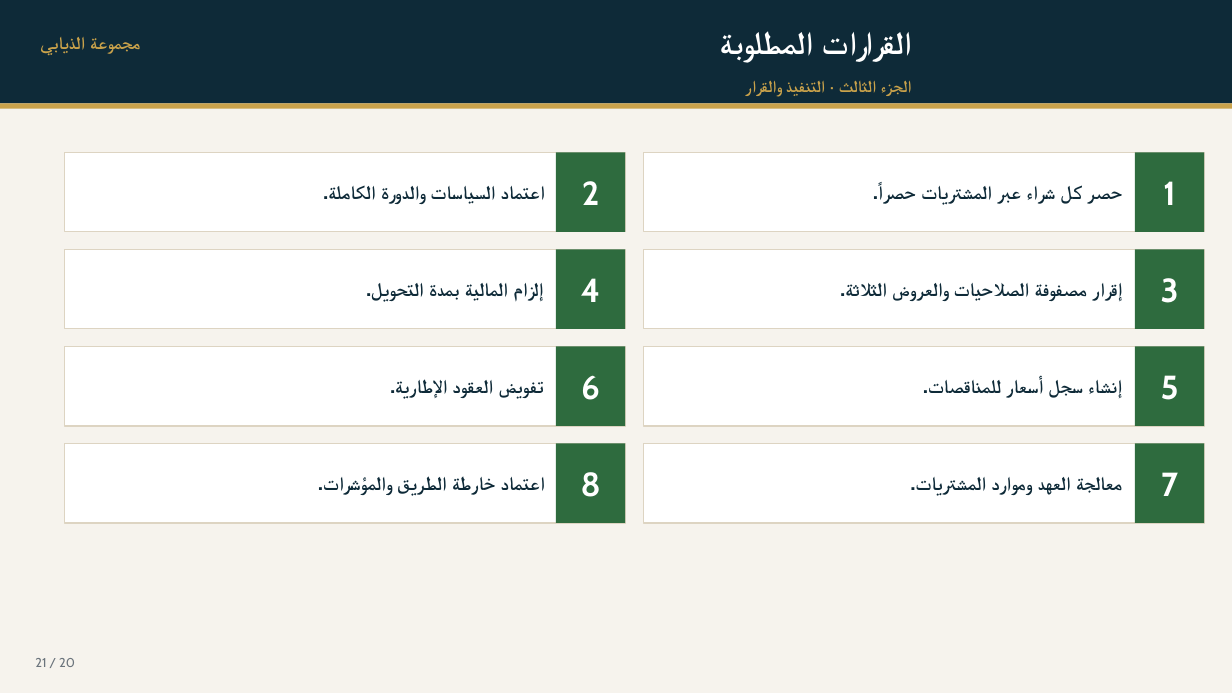
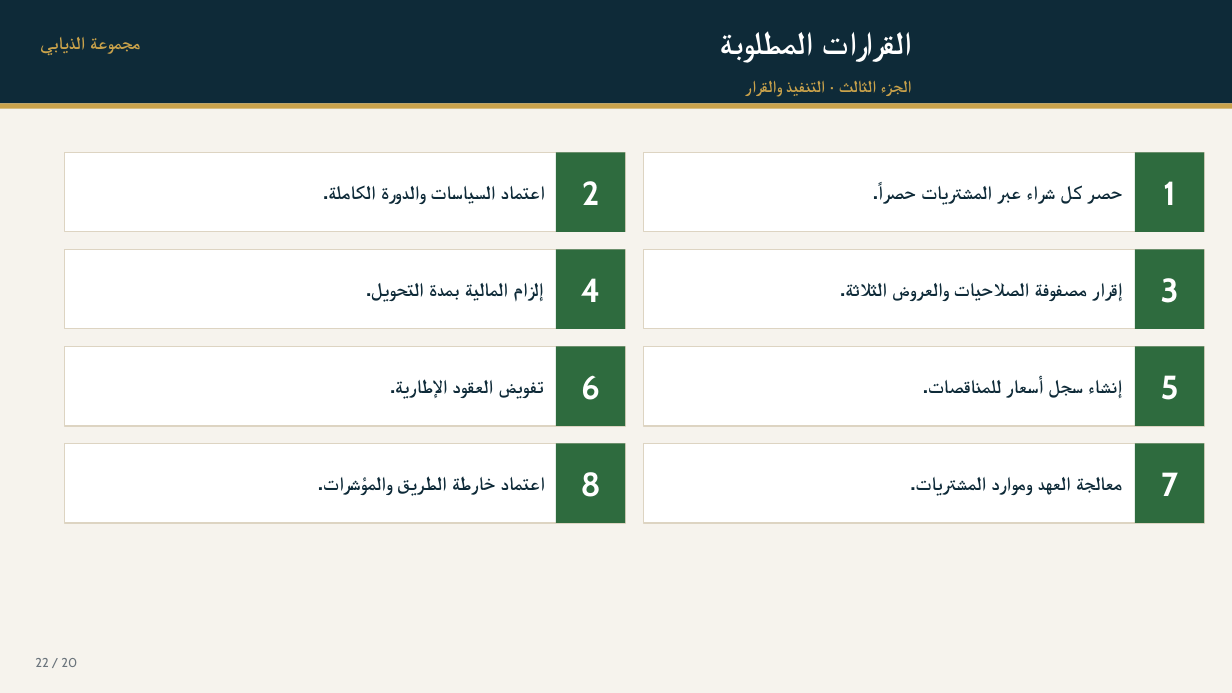
Before and after one commit to 511avolo-dot/MR, a slide deck: slide 22 of docs/procurement-executive-deck.pptx (slide 21 before the commit). Drawn at 1232x693 pixels with LibreOffice and Linux fonts; fonts in the diff are those of the drawing. Boxes give left, top, right and bottom in pixels: in the first picture for what was removed or moved away, otherwise in the second. Text is boxed around its words. In the diff, an @@ line names an element or a change of style, - is before the commit and + after.

```diff
--- a/docs/procurement-executive-deck.pptx
+++ b/docs/procurement-executive-deck.pptx
@@ text at (x1=35, y1=658, x2=77, y2=667): text changed @@
-21 / 20
+22 / 20
```
Also in this commit, not shown: 11 other slides changed, 2 slides added, 1 slide removed, 3 other files.
